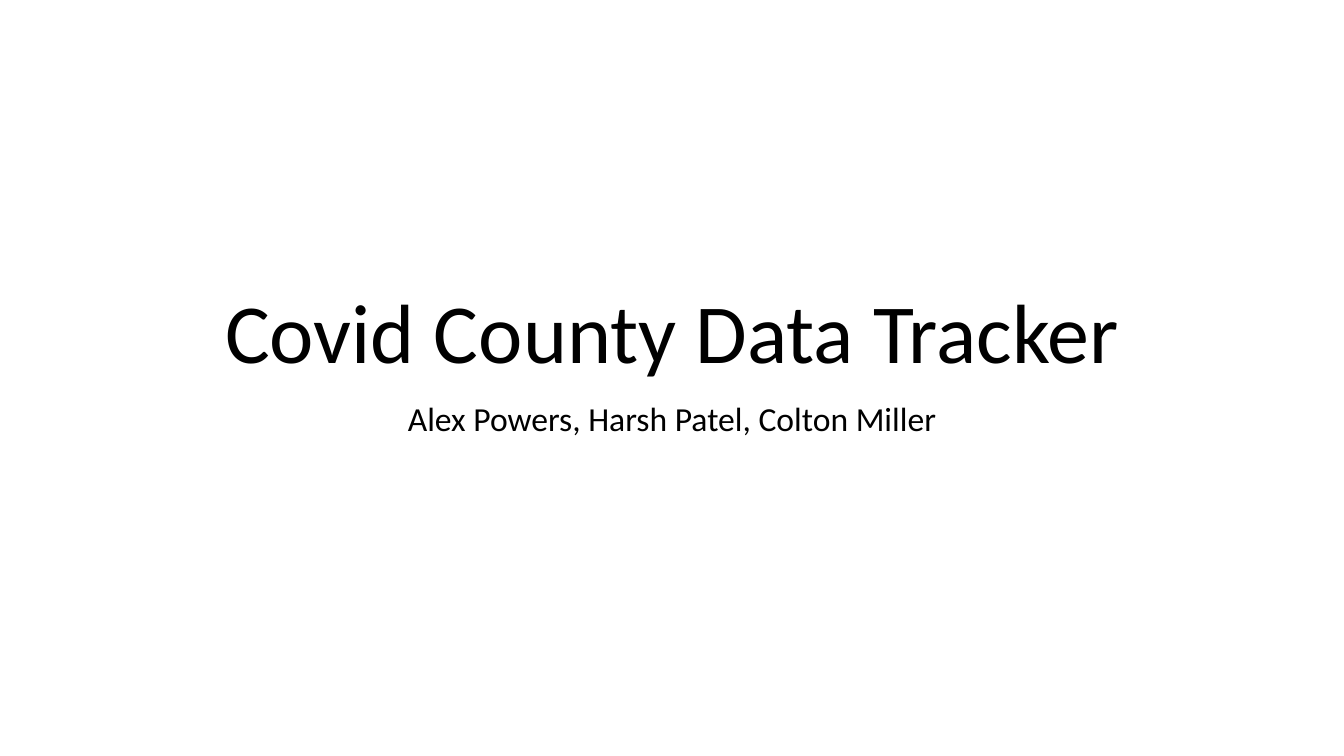
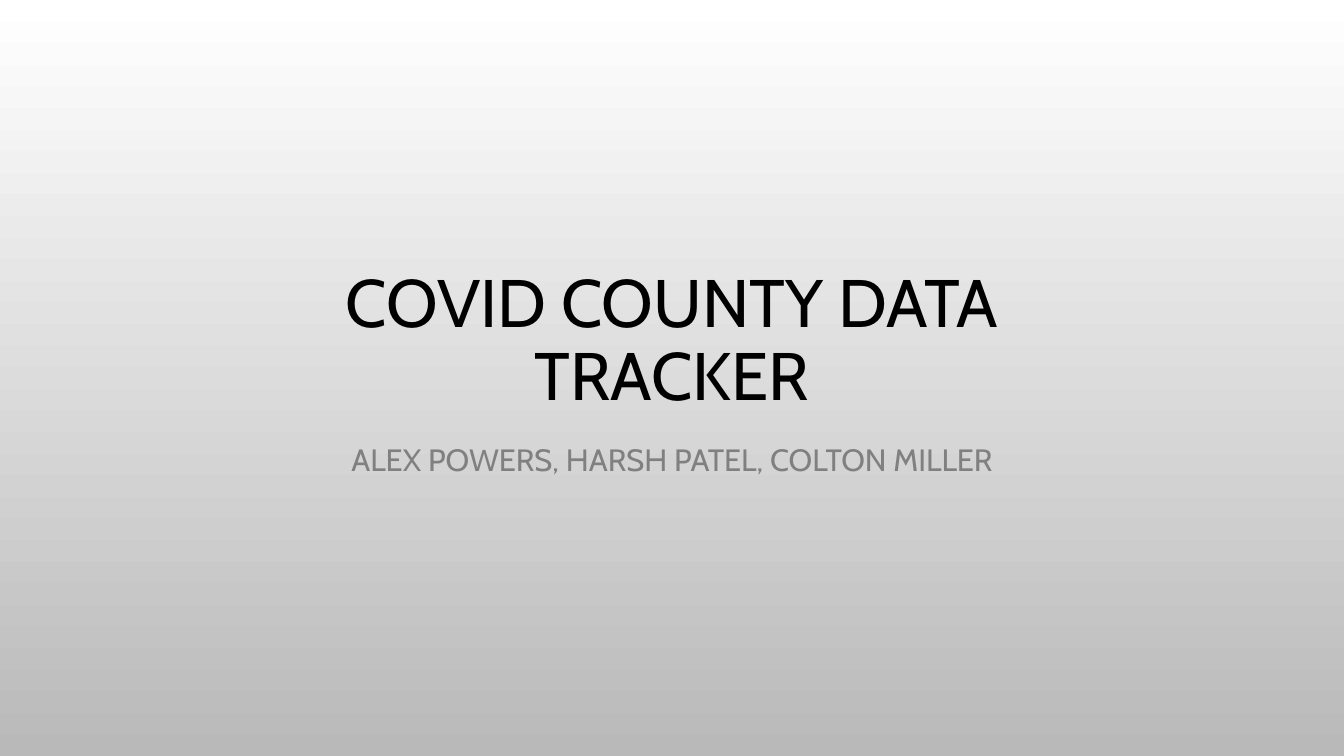
Before and after one commit to abpwrs/ece-5995-fa20-final-project, a slide deck: slide 1 of Final_presentation.pptx. Drawn at 1344x756 pixels with LibreOffice and Linux fonts; fonts in the diff are those of the drawing; background and template pictures are left out. Boxes give left, top, right and bottom in pixels: in the first picture for what was removed or moved away, otherwise in the second. Text is boxed around its words. In the diff, an @@ line names an element or a change of style, - is before the commit and + after.

```diff
--- a/Final_presentation.pptx
+++ b/Final_presentation.pptx
@@ background #FFFFFF to picture (left out) @@
@@ title at [346, 279, 998, 401]: text changed; size 60 to 48 pt; font Calibri to Cabin @@
-Covid County Data Tracker
+COVID COUNTY DATA TRACKER
@@ subtitle at [351, 449, 992, 474]: text changed; size 24 to 22 pt; font Calibri to Cabin; text colour #000000 to #808080 @@
-Alex Powers, Harsh Patel, Colton Miller
+ALEX POWERS, HARSH PATEL, COLTON MILLER
```
Also in this commit, not shown: 10 other slides changed, 1 slide added.
